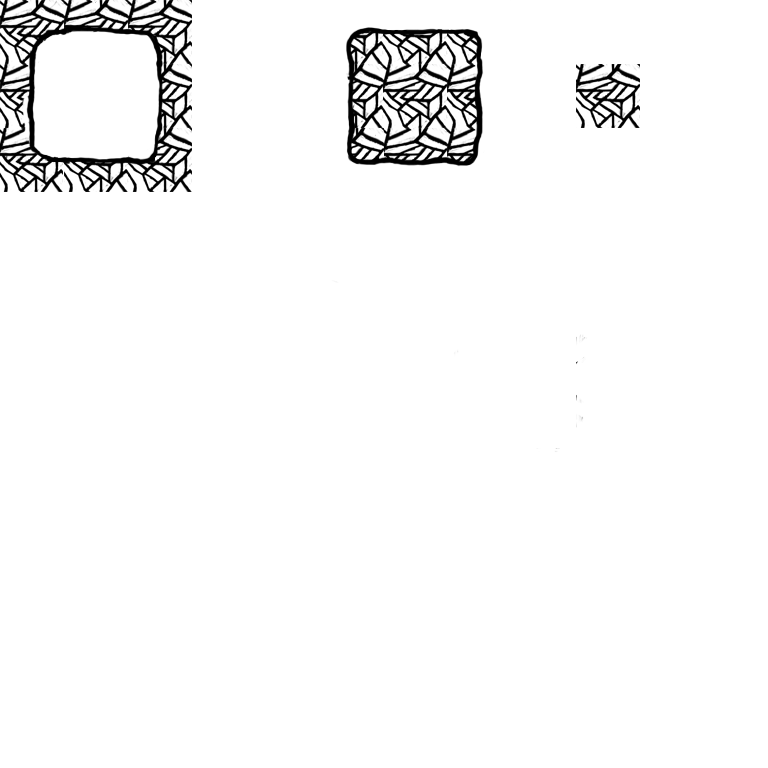
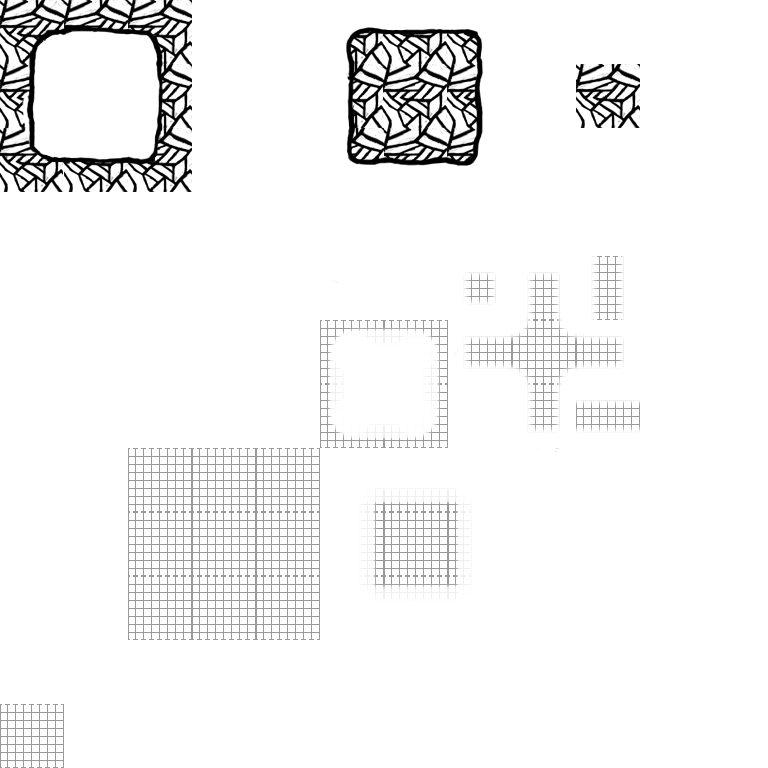
Layers edited between the first and the second 768 x 768 image:
added group "Lighting" with 8 layers above "Grid" over [128, 256, 640, 640]
added group "6" (1st of 2, in "Lighting") with 2 layers in group "Lighting" over [359, 487, 473, 601]
added layer "6 copy" in group "6" over [359, 487, 473, 601]
added group "4" with 2 layers in group "Lighting" over [320, 320, 448, 448]
added layer "Layer 12 copy" in group "4" over [320, 320, 448, 448]
added layer "useless" in group "Lighting" over [463, 256, 640, 433]
added layer "Lighting BK" in group "Lighting" over [128, 448, 320, 640]
added group "Grid" (1st of 2) with 2 layers above "Ink" over [0, 704, 64, 768]
added layer "Grid" (2nd of 2, in "Grid") (40%) in group "Grid" over [0, 704, 64, 768]
added layer "Layer 6" in group "Grid" over [0, 704, 64, 768]
painted on "Pattern" over [576, 334, 588, 426]
